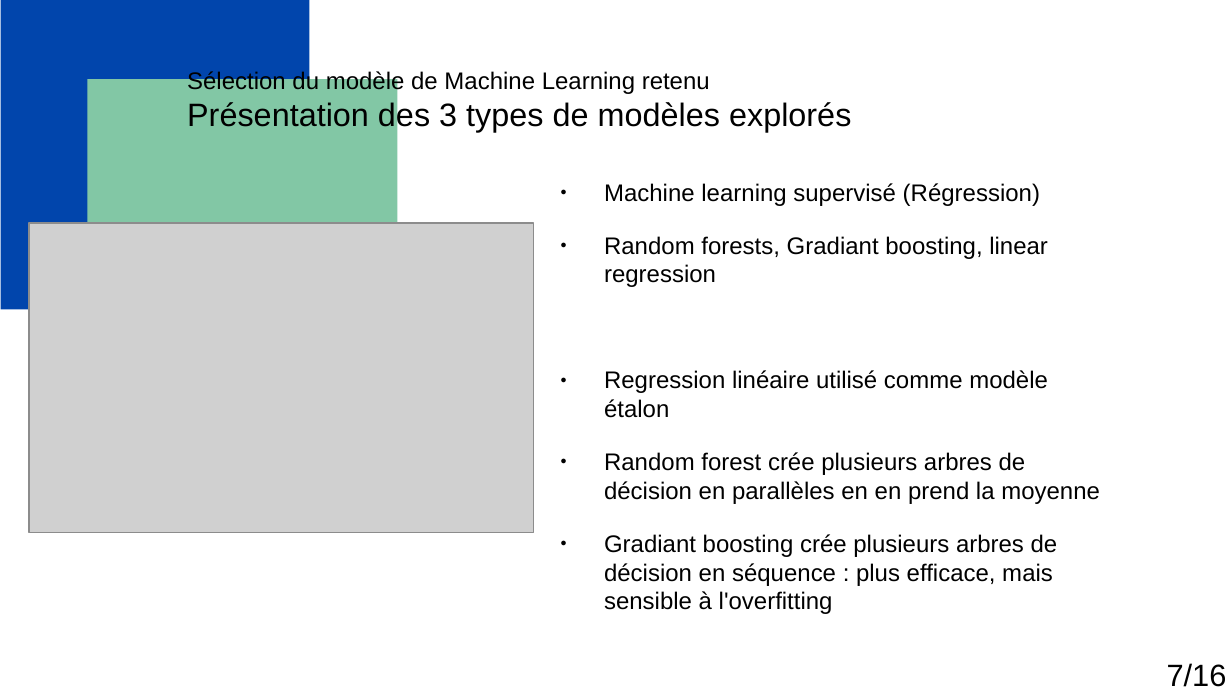
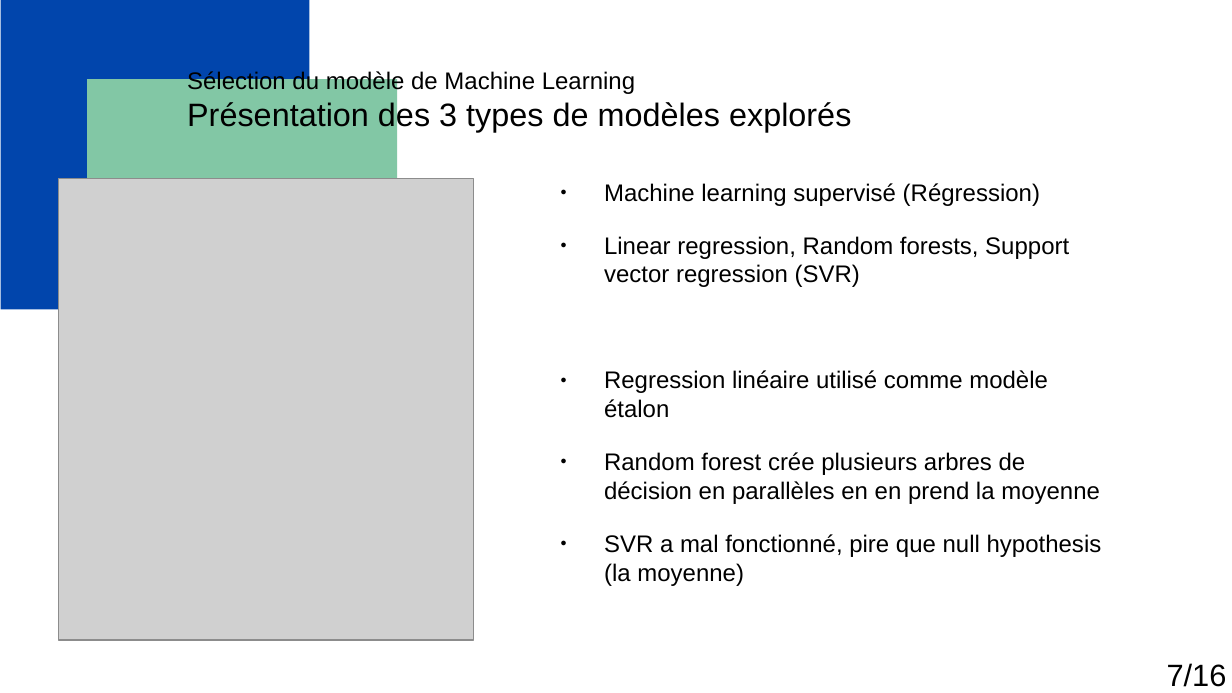
Before and after one commit to Florian-Biggio/Predict-Energy-and-CO2-for-building, a slide deck: slide 7 of Biggio_Florian_1_presentation_122024.odp. Drawn at 1232x693 pixels with LibreOffice and Linux fonts; fonts in the diff are those of the drawing; grey boxes stand for pictures. Boxes give left, top, right and bottom in pixels: in the first picture for what was removed or moved away, otherwise in the second. Text is boxed around its words. In the diff, an @@ line names an element or a change of style, - is before the commit and + after.

```diff
--- a/Biggio_Florian_1_presentation_122024.odp
+++ b/Biggio_Florian_1_presentation_122024.odp
@@ title at [187,70,851,132]: text changed; size 14 to 18.9 pt @@
-Sélection du modèle de Machine Learning retenu
-Présentation des 3 types de modèles explorés
+Sélection du modèle de Machine Learning
+Présentation des 3 types de modèles explorés
@@ picture: place and size @@
-picture at [30,223,533,532]
+picture at [58,179,473,639]
@@ text at [604,236,1069,287]: text changed @@
-● Random forests, Gradiant boosting, linear regression
+● Linear regression, Random forests, Support vector regression (SVR)
@@ text at [604,534,1102,586]: text changed @@
-● Gradiant boosting crée plusieurs arbres de décision en séquence : plus efficace, mais sensible à l'overfitting
+● SVR a mal fonctionné, pire que null hypothesis (la moyenne)
```
Also in this commit, not shown: 6 other slides changed, 6 slides added, 7 slides removed, 14 other files.
